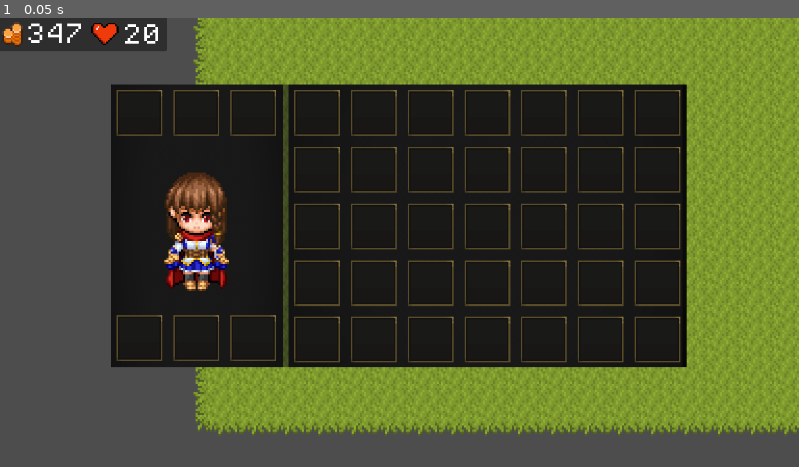
Above: before the commit, frame 1.
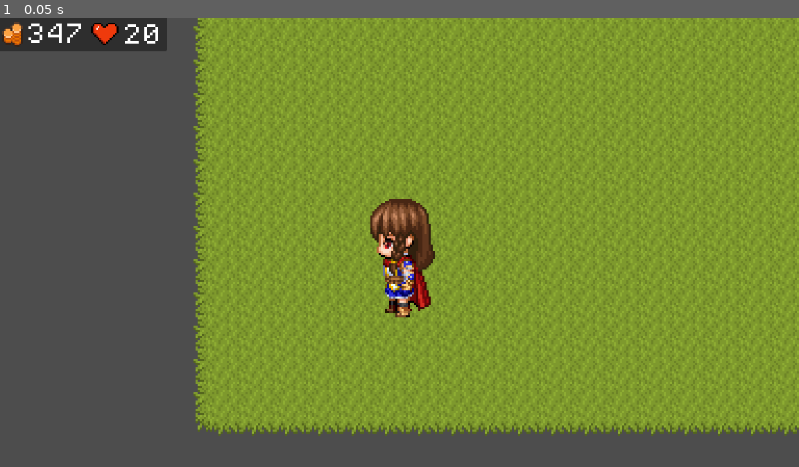
Above: after the commit, the same moment.

Repository: SamuelKane2/Sword-and-Sorcery-A-New-Dawn
Game: Godot game, scene res://scenes/game.tscn
Two runs of this game, one before a commit and one after it. Both use one fixed random seed, a clock stepped at 60 frames per second and the inputs below.
Inputs:
- Up to frame 1 (0.05 s): no input

The runs differ from the first frame. In frame 1, 45% of the frame differs, in the area x 13-86%, y 14-78%.
Error before the commit: Parse Error: Cannot find property "itemStack" on base "Array[Node]". (res://scripts/Inventory/inventory.gd:22)

Commit message:
Made you look

Diff:
--- a/scripts/Inventory/inventory.gd
+++ b/scripts/Inventory/inventory.gd
@@ -11,21 +11,21 @@
 func _ready():
 	connectSlots()
 	inventory.close()
-	update()
+	#update()
 
-func update():
-	for i in range(min(inventoryResource.items.size(), main_inventory.get_children().size())):
-		var inventorySlot = inventory.main_inventory.get_children()[i]
+#func update():
+	#for i in range(min(inventoryResource.items.size(), main_inventory.get_children().size())):
+		#var inventorySlot = inventory.main_inventory.get_children()[i]
 
-		if !inventorySlot.item: continue
+		#if !inventorySlot.item: continue
 
-		var itemStack = main_inventory.get_children().itemStack
-		if !itemStack:
-			itemStack = ItemStackClass.instantiate()
-			main_inventory.get_children()[i].inster(itemStack)
-
-			itemStack.inventorySlot = inventorySlot
-			itemStack.update()
+		#var itemStack = main_inventory.get_children().itemStack
+		#if !itemStack:
+		#	itemStack = ItemStackClass.instantiate()
+		#	main_inventory.get_children()[i].inster(itemStack)
+		#
+		#	itemStack.inventorySlot = inventorySlot
+		#	itemStack.update()
 
 func _input(event):
 	if event.is_action_pressed("toggle_inventory"):
Not shown: 1 places in scenes/Inventory/itemsStack.tscn that only renumber resources
